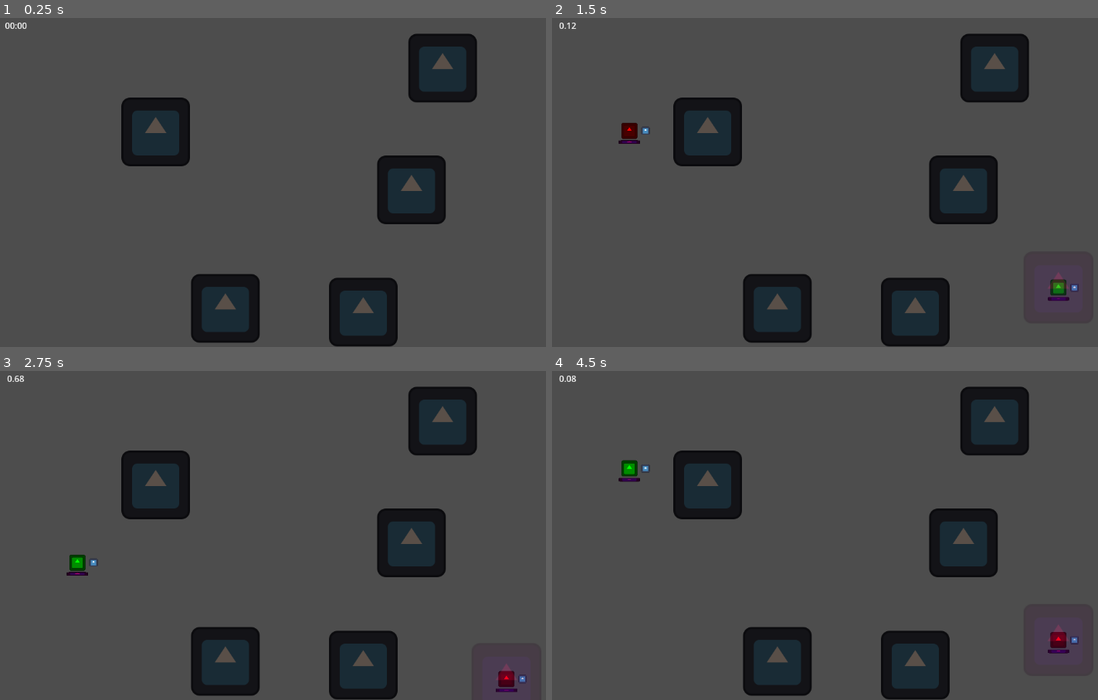
Above: before the commit, frames 1-4 (two rows, left to right).
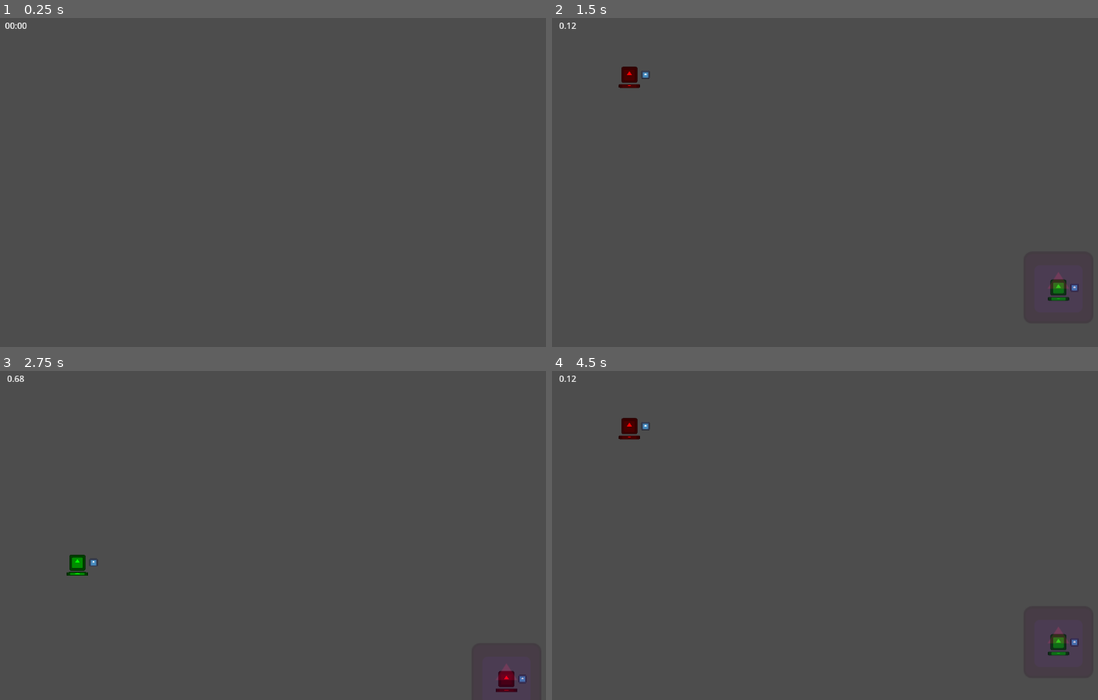
Above: after the commit, the same moments.

Repository: StickyBeacon/chasebox
Game: Godot game, scene res://spaces/arena.tscn
The game is run twice, just before and just after one commit, with the same random seed, the same clock (stepped at 60 frames per second) and the same inputs. The engine's default icon, where the game draws it, is replaced by a stand-in: a white triangle on a blue panel in a dark square.
Inputs:
- Up to frame 1 (0.25 s): no input
- Up to frame 2 (1.5 s): tap Enter at 0.5 s; hold Tab (ui_focus_next) 0.53-1.28 s; tap Tab (ui_focus_next) at 1.35 s
- Up to frame 3 (2.75 s): hold Tab (ui_focus_next) from 2.03 s (still down)
- Up to frame 4 (4.5 s): release Tab (ui_focus_next) at 2.78 s; tap Tab (ui_focus_next) at 2.85, 4.35 s; hold Tab (ui_focus_next) 3.53-4.28 s

The runs differ from the first frame. In frame 1, 13% of the frame differs, in the area x 22-88%, y 4-100%; in frame 2, 13%; in frame 3, 13%; in frame 4, 13%, in the area x 2-97%, y 1-100%.

Commit message:
FreezeScreen

Diff:
--- /dev/null
+++ b/managers/ingame_ui_manager.gd
@@ -0,0 +1,5 @@
+extends Node
+
+func toggle_turn_ui(value:bool, text = ""):
+	%TurnAnouncer.visible = value
+	%TurnAnouncerText.text = text
--- /dev/null
+++ b/managers/map_manager.gd
@@ -0,0 +1,14 @@
+extends Node
+
+
+func generate_random_map():
+	pass
+
+
+func spawn_players():
+	pass
+
+
+func clear_map():
+	for child in %Map.get_children():
+		child.queue_free()
--- a/managers/player_manager.gd
+++ b/managers/player_manager.gd
@@ -23,6 +23,8 @@
 
 
 func clear_players():
+	for player:Player in %PlayerNode.get_children():
+		player.queue_free()
 	player_dict = {}
 
 
@@ -31,3 +33,17 @@
 		printerr("%s: %s niet in playerdict" % [name, id])
 		return null
 	return player_dict[id]
+
+
+func toggle_all_players(value):
+	for id in player_dict.keys():
+		player_dict[id].enabled = value
+
+
+func toggle_player(id, value):
+	player_dict[id].enabled = value
+
+
+func reset_players():
+	for id in player_dict:
+		player_dict[id].velocity = Vector2.ZERO
--- a/managers/round_manager.gd
+++ b/managers/round_manager.gd
@@ -11,7 +11,7 @@
 var total_time_dict = {}
 var turn_order = []
 # de spelers die gekozen worden, worden hierin toegevoegd. standaard op 1 en 2
-var chosen_players = [1,2]
+var chosen_players = []
 # 0 is chasers, 1 is runners
 var team_dict = {Team.Chaser: [], Team.Runner: []}
 var current_gamemode:GameMode = GameMode.Hunter
@@ -29,8 +29,9 @@
 
 func _input(event: InputEvent) -> void: #TODO temporary match start shortcut
 	if event.is_action_pressed("ui_focus_next"):
-		%PlayerManager.add_player(1)
-		%PlayerManager.add_player(2)
+		chosen_players = [1,2]
+		for id in chosen_players:
+			%PlayerManager.add_player(id)
 		start_game()
 
 
@@ -50,6 +51,7 @@
 	# Shuffle turn order voor dit spel
 	turn_order = chosen_players.duplicate()
 	turn_order.shuffle()
+	%PlayerManager.toggle_all_players(true)
 	next_round()
 
 
@@ -72,6 +74,7 @@
 func next_turn():
 	turn_count += 1
 	print("%s: turn %s round %s" % [name, turn_count, round_count])
+	%PlayerManager.reset_players()
 	clear_turn()
 	#Als alle turns voorbij zijn, begin nieuwe "ronde"
 	if turn_count > turn_order.size():
@@ -111,7 +114,7 @@
 		player.global_position = chase_spawn if id in team_dict[Team.Chaser] else run_spawn
 
 	# Game starts
-	%PlayerTimer.start_timer()
+	%TimerManager.start_timer()
 
 
 func reset_values():
@@ -139,12 +142,14 @@
 	var player :Player= %PlayerManager.get_player(player_id)
 	team_dict[player.get_team()].erase(player_id)
 	if !player.is_chaser:
-		add_round_time(player_id,%PlayerTimer.get_current_time())
-		pass
+		add_round_time(player_id,%TimerManager.get_current_time())
+		#TODO Momenteel enkel geprogrammeerd voor 2 players
+		# Players worden dus niet verwijdert als ze sterven. Gewoon verplaatst.
 
 	# Een team is volledig dood
 	if team_dict[player.get_team()].size() == 0:
 		end_turn()
+
 	elif player.is_chaser: #Speler is chaser en andere chaser leeft nog
 		printerr("%s: loser alert. Een chaser is gestorven? Bruh" % name)
 
@@ -185,15 +190,32 @@
 
 func end_turn():
 	#TODO Toon hier de freeze en wat er gebeurt?
-	%PlayerTimer.reset_timer()
+	get_tree().paused = true
+	%IngameUIManager.toggle_turn_ui(true, "booger,s")
+	await wait(1)
+	%IngameUIManager.toggle_turn_ui(false)
+	get_tree().paused = false
+	%TimerManager.reset_timer()
 	next_turn()
+
 
 
 func end_game():
 	#TODO end game. show score. show total time. Options: menu, again
+	%PlayerManager.toggle_all_players(false)
 	for id in total_time_dict.keys():
 		print("%s: %s time is %s" % [name,id,total_time_dict[id]])
 
 	var values = total_time_dict.values()
 	var player_id = total_time_dict.keys()[values.find(values.max())]
 	print("%s: %s won!" % [name,player_id])
+
+
+func restart_game():
+	#TODO eigenlijk gewoon game start zonder dat allerlei waardes worden aangepast
+	pass
+
+
+
+func wait(seconds: float) -> void:
+	await get_tree().create_timer(seconds).timeout
--- a/managers/runner_timer.gd
+++ b/managers/timer_manager.gd
@@ -1,7 +1,7 @@
-extends Label
+extends Node
 
 @onready var timer :Timer = %ActualTimer
-@onready var label :Label = self
+@onready var label :Label = %TimeLabel
 
 
 func _physics_process(_delta: float) -> void:
--- a/player/player.gd
+++ b/player/player.gd
@@ -3,16 +3,19 @@
 
 @export var player_id = 0:
 	set(value):
-
 		match(value):
 			1:
-				$Sprite2D.modulate = Color(1,0,0)
+				%PlayerSprite.modulate = Color(1,0,0)
+				%JumpIndicator.modulate = Color(1,0,0)
 			2:
-				$Sprite2D.modulate = Color(0,1,0)
+				%PlayerSprite.modulate = Color(0,1,0)
+				%JumpIndicator.modulate = Color(0,1,0)
 			3:
-				$Sprite2D.modulate = Color(0,0,1)
+				%PlayerSprite.modulate = Color(0,0,1)
+				%JumpIndicator.modulate = Color(0,0,1)
 			4:
-				$Sprite2D.modulate = Color(1,1,0)
+				%PlayerSprite.modulate = Color(1,1,0)
+				%JumpIndicator.modulate = Color(1,1,0)
 			_:
 				printerr("%s: value %s is not valid playerid"% [name, value])
 		player_id = value
@@ -21,6 +24,15 @@
 		is_chaser = value
 		%ChaseHitbox.set_deferred("monitoring",value)
 		%ChaseSprite.set_deferred("visible",value)
+
+@export var enabled :bool = false:
+	set(value):
+		enabled = value
+		%Movement.can_move = value
+		%PlayerCollision.set_deferred("disabled",!value)
+		%ChaseCollision.set_deferred("disabled",!value)
+		visible = value
+
 
 signal player_died(id)
 
--- a/player/player.tscn
+++ b/player/player.tscn
@@ -14,11 +14,13 @@
 collision_layer = 2
 script = ExtResource("1_bt2nw")
 
-[node name="Sprite2D" type="Sprite2D" parent="."]
+[node name="PlayerSprite" type="Sprite2D" parent="."]
+unique_name_in_owner = true
 scale = Vector2(0.234, 0.234)
 texture = ExtResource("1_q0tl4")
 
-[node name="CollisionShape2D" type="CollisionShape2D" parent="."]
+[node name="PlayerCollision" type="CollisionShape2D" parent="."]
+unique_name_in_owner = true
 scale = Vector2(1.5, 1.5)
 shape = SubResource("RectangleShape2D_wu2jy")
 
@@ -60,7 +62,8 @@
 collision_mask = 2
 monitoring = false
 
-[node name="CollisionShape2D" type="CollisionShape2D" parent="ChaseHitbox"]
+[node name="ChaseCollision" type="CollisionShape2D" parent="ChaseHitbox"]
+unique_name_in_owner = true
 shape = SubResource("CircleShape2D_3coyb")
 
 [node name="ChaseSprite" type="Sprite2D" parent="."]
--- a/player/player_movement.gd
+++ b/player/player_movement.gd
@@ -19,6 +19,8 @@
 
 var input_dict = {"jump" = null,"shoot"= null,"left"= null,"right"= null,"up"= null,"down"= null}
 
+var can_move:bool = false
+
 
 func _ready() -> void:
 	for key in input_dict.keys():
@@ -26,11 +28,13 @@
 
 
 func _input(event: InputEvent) -> void:
+	if !can_move: return
 	if event.is_action_released(input_dict["jump"]) and is_jump_held_in:
 		is_jump_held_in = false
 
 
 func _physics_process(delta: float) -> void:
+	if !can_move: return
 	if (player.is_on_floor() or player.is_on_wall()) and !free_jump:
 		free_jump = true
 		%JumpIndicator.visible = true
--- a/spaces/arena.tscn
+++ b/spaces/arena.tscn
@@ -1,28 +1,47 @@
 [gd_scene load_steps=7 format=3 uid="uid://gu2dwpe4sb72"]
 
+[ext_resource type="Script" path="res://managers/timer_manager.gd" id="1_7i13x"]
 [ext_resource type="Script" path="res://managers/round_manager.gd" id="1_pny5p"]
 [ext_resource type="Script" path="res://managers/player_manager.gd" id="2_23jyq"]
-[ext_resource type="Texture2D" uid="uid://88dxptj35hph" path="res://icon.svg" id="2_on1n2"]
-[ext_resource type="Script" path="res://managers/runner_timer.gd" id="4_5nhrc"]
+[ext_resource type="Script" path="res://managers/ingame_ui_manager.gd" id="3_ajy73"]
+[ext_resource type="Script" path="res://managers/map_manager.gd" id="5_571it"]
 
 [sub_resource type="WorldBoundaryShape2D" id="WorldBoundaryShape2D_di7i8"]
-
-[sub_resource type="RectangleShape2D" id="RectangleShape2D_64itd"]
-size = Vector2(128, 128)
 
 [node name="Arena" type="Node2D"]
 
 [node name="Managers" type="Node" parent="."]
 
+[node name="TimerManager" type="Node" parent="Managers"]
+unique_name_in_owner = true
+script = ExtResource("1_7i13x")
+
+[node name="ActualTimer" type="Timer" parent="Managers/TimerManager"]
+unique_name_in_owner = true
+wait_time = 10.0
+one_shot = true
+
 [node name="RoundManager" type="Node" parent="Managers"]
 unique_name_in_owner = true
+process_mode = 3
 script = ExtResource("1_pny5p")
 
 [node name="PlayerManager" type="Node" parent="Managers"]
 unique_name_in_owner = true
 script = ExtResource("2_23jyq")
 
+[node name="IngameUIManager" type="Node" parent="Managers"]
+unique_name_in_owner = true
+script = ExtResource("3_ajy73")
+
+[node name="MapManager" type="Node" parent="Managers"]
+unique_name_in_owner = true
+script = ExtResource("5_571it")
+
 [node name="PlayerNode" type="Node2D" parent="."]
+unique_name_in_owner = true
+
+[node name="Map" type="Node2D" parent="."]
 unique_name_in_owner = true
 
 [node name="Borders" type="Node2D" parent="."]
@@ -54,69 +73,12 @@
 [node name="CollisionShape2D" type="CollisionShape2D" parent="Borders/BorderRight"]
 shape = SubResource("WorldBoundaryShape2D_di7i8")
 
-[node name="Map" type="Node2D" parent="."]
-
-[node name="Box" type="StaticBody2D" parent="Map"]
-position = Vector2(-124, 252)
-
-[node name="Sprite2D" type="Sprite2D" parent="Map/Box"]
-modulate = Color(0.350029, 0.309714, 0.280276, 1)
-texture = ExtResource("2_on1n2")
-
-[node name="CollisionShape2D" type="CollisionShape2D" parent="Map/Box"]
-modulate = Color(0.972105, 0.974033, 0.973949, 1)
-shape = SubResource("RectangleShape2D_64itd")
-
-[node name="Box2" type="StaticBody2D" parent="Map"]
-position = Vector2(133, 259)
-
-[node name="Sprite2D" type="Sprite2D" parent="Map/Box2"]
-modulate = Color(0.350029, 0.309714, 0.280276, 1)
-texture = ExtResource("2_on1n2")
-
-[node name="CollisionShape2D" type="CollisionShape2D" parent="Map/Box2"]
-modulate = Color(0.972105, 0.974033, 0.973949, 1)
-shape = SubResource("RectangleShape2D_64itd")
-
-[node name="Box3" type="StaticBody2D" parent="Map"]
-position = Vector2(223, 31)
-
-[node name="Sprite2D" type="Sprite2D" parent="Map/Box3"]
-modulate = Color(0.350029, 0.309714, 0.280276, 1)
-texture = ExtResource("2_on1n2")
-
-[node name="CollisionShape2D" type="CollisionShape2D" parent="Map/Box3"]
-modulate = Color(0.972105, 0.974033, 0.973949, 1)
-shape = SubResource("RectangleShape2D_64itd")
-
-[node name="Box4" type="StaticBody2D" parent="Map"]
-position = Vector2(-254, -77)
-
-[node name="Sprite2D" type="Sprite2D" parent="Map/Box4"]
-modulate = Color(0.350029, 0.309714, 0.280276, 1)
-texture = ExtResource("2_on1n2")
-
-[node name="CollisionShape2D" type="CollisionShape2D" parent="Map/Box4"]
-modulate = Color(0.972105, 0.974033, 0.973949, 1)
-shape = SubResource("RectangleShape2D_64itd")
-
-[node name="Box5" type="StaticBody2D" parent="Map"]
-position = Vector2(281, -196)
-
-[node name="Sprite2D" type="Sprite2D" parent="Map/Box5"]
-modulate = Color(0.350029, 0.309714, 0.280276, 1)
-texture = ExtResource("2_on1n2")
-
-[node name="CollisionShape2D" type="CollisionShape2D" parent="Map/Box5"]
-modulate = Color(0.972105, 0.974033, 0.973949, 1)
-shape = SubResource("RectangleShape2D_64itd")
-
 [node name="Camera2D" type="Camera2D" parent="."]
 scale = Vector2(1, 0.428172)
 
 [node name="GameUI" type="CanvasLayer" parent="."]
 
-[node name="PlayerTimer" type="Label" parent="GameUI"]
+[node name="TimeLabel" type="Label" parent="GameUI"]
 unique_name_in_owner = true
 offset_left = 41.0
 offset_top = 37.0
@@ -125,11 +87,37 @@
 text = "00:00"
 horizontal_alignment = 1
 vertical_alignment = 1
-script = ExtResource("4_5nhrc")
 
-[node name="ActualTimer" type="Timer" parent="GameUI/PlayerTimer"]
+[node name="TurnAnouncer" type="ColorRect" parent="GameUI"]
 unique_name_in_owner = true
-wait_time = 10.0
-one_shot = true
+visible = false
+anchors_preset = 8
+anchor_left = 0.5
+anchor_top = 0.5
+anchor_right = 0.5
+anchor_bottom = 0.5
+offset_left = -201.0
+offset_top = -78.0
+offset_right = 201.0
+offset_bottom = 78.0
+grow_horizontal = 2
+grow_vertical = 2
+color = Color(0.74558, 0.74558, 0.74558, 0.482353)
 
-[connection signal="timeout" from="GameUI/PlayerTimer/ActualTimer" to="Managers/RoundManager" method="_on_round_timer_timeout"]
+[node name="TurnAnouncerText" type="Label" parent="GameUI/TurnAnouncer"]
+unique_name_in_owner = true
+layout_mode = 1
+anchors_preset = 8
+anchor_left = 0.5
+anchor_top = 0.5
+anchor_right = 0.5
+anchor_bottom = 0.5
+offset_left = -20.0
+offset_top = -11.5
+offset_right = 20.0
+offset_bottom = 11.5
+grow_horizontal = 2
+grow_vertical = 2
+text = "TEEEXT!!!"
+
+[connection signal="timeout" from="Managers/TimerManager/ActualTimer" to="Managers/RoundManager" method="_on_round_timer_timeout"]
--- /dev/null
+++ b/spaces/maps/base_map.gd
@@ -0,0 +1,12 @@
+extends Node2D
+class_name BaseMap
+
+const RANDOM_ADDITION = 5
+
+
+func get_spawn(team:RoundManager.Team):
+	var variance_vector = Vector2(randf_range(-RANDOM_ADDITION,RANDOM_ADDITION),randf_range(-RANDOM_ADDITION,RANDOM_ADDITION))
+
+	if team == RoundManager.Team.Chaser:
+		return %ChaserSpawn.global_position + variance_vector
+	return %RunnerSpawn.global_position + variance_vector
--- /dev/null
+++ b/spaces/maps/base_map.tscn
@@ -0,0 +1,45 @@
+[gd_scene load_steps=3 format=3 uid="uid://bry1y8hn5s5hf"]
+
+[ext_resource type="Script" path="res://spaces/maps/base_map.gd" id="1_om6d8"]
+
+[sub_resource type="WorldBoundaryShape2D" id="WorldBoundaryShape2D_ytfgc"]
+
+[node name="BaseMap" type="Node2D"]
+script = ExtResource("1_om6d8")
+
+[node name="ChaserSpawn" type="Node2D" parent="."]
+unique_name_in_owner = true
+position = Vector2(-352, 168)
+
+[node name="RunnerSpawn" type="Node2D" parent="."]
+unique_name_in_owner = true
+position = Vector2(375, 174)
+
+[node name="Borders" type="Node2D" parent="."]
+
+[node name="BorderBottom" type="StaticBody2D" parent="Borders"]
+position = Vector2(0, 300)
+
+[node name="CollisionShape2D" type="CollisionShape2D" parent="Borders/BorderBottom"]
+shape = SubResource("WorldBoundaryShape2D_ytfgc")
+
+[node name="BorderTop" type="StaticBody2D" parent="Borders"]
+position = Vector2(0, -300)
+rotation = 3.14159
+
+[node name="CollisionShape2D" type="CollisionShape2D" parent="Borders/BorderTop"]
+shape = SubResource("WorldBoundaryShape2D_ytfgc")
+
+[node name="BorderLeft" type="StaticBody2D" parent="Borders"]
+position = Vector2(-550, 0)
+rotation = 1.5708
+
+[node name="CollisionShape2D" type="CollisionShape2D" parent="Borders/BorderLeft"]
+shape = SubResource("WorldBoundaryShape2D_ytfgc")
+
+[node name="BorderRight" type="StaticBody2D" parent="Borders"]
+position = Vector2(550, 0)
+rotation = -1.5708
+
+[node name="CollisionShape2D" type="CollisionShape2D" parent="Borders/BorderRight"]
+shape = SubResource("WorldBoundaryShape2D_ytfgc")
--- /dev/null
+++ b/spaces/maps/map_1.tscn
@@ -0,0 +1,72 @@
+[gd_scene load_steps=4 format=3 uid="uid://dyf1l450l0yel"]
+
+[ext_resource type="PackedScene" uid="uid://bry1y8hn5s5hf" path="res://spaces/maps/base_map.tscn" id="1_xmugs"]
+[ext_resource type="Texture2D" uid="uid://88dxptj35hph" path="res://icon.svg" id="2_52h5v"]
+
+[sub_resource type="RectangleShape2D" id="RectangleShape2D_w14ub"]
+size = Vector2(128, 128)
+
+[node name="BaseMap" instance=ExtResource("1_xmugs")]
+
+[node name="ChaserSpawn" parent="." index="0"]
+position = Vector2(378, 194)
+
+[node name="RunnerSpawn" parent="." index="1"]
+position = Vector2(-395, -192)
+
+[node name="Map" type="Node2D" parent="." index="3"]
+
+[node name="Box" type="StaticBody2D" parent="Map" index="0"]
+position = Vector2(-124, 252)
+
+[node name="Sprite2D" type="Sprite2D" parent="Map/Box" index="0"]
+modulate = Color(0.350029, 0.309714, 0.280276, 1)
+texture = ExtResource("2_52h5v")
+
+[node name="CollisionShape2D" type="CollisionShape2D" parent="Map/Box" index="1"]
+modulate = Color(0.972105, 0.974033, 0.973949, 1)
+shape = SubResource("RectangleShape2D_w14ub")
+
+[node name="Box2" type="StaticBody2D" parent="Map" index="1"]
+position = Vector2(133, 259)
+
+[node name="Sprite2D" type="Sprite2D" parent="Map/Box2" index="0"]
+modulate = Color(0.350029, 0.309714, 0.280276, 1)
+texture = ExtResource("2_52h5v")
+
+[node name="CollisionShape2D" type="CollisionShape2D" parent="Map/Box2" index="1"]
+modulate = Color(0.972105, 0.974033, 0.973949, 1)
+shape = SubResource("RectangleShape2D_w14ub")
+
+[node name="Box3" type="StaticBody2D" parent="Map" index="2"]
+position = Vector2(223, 31)
+
+[node name="Sprite2D" type="Sprite2D" parent="Map/Box3" index="0"]
+modulate = Color(0.350029, 0.309714, 0.280276, 1)
+texture = ExtResource("2_52h5v")
+
+[node name="CollisionShape2D" type="CollisionShape2D" parent="Map/Box3" index="1"]
+modulate = Color(0.972105, 0.974033, 0.973949, 1)
+shape = SubResource("RectangleShape2D_w14ub")
+
+[node name="Box4" type="StaticBody2D" parent="Map" index="3"]
+position = Vector2(-254, -77)
+
+[node name="Sprite2D" type="Sprite2D" parent="Map/Box4" index="0"]
+modulate = Color(0.350029, 0.309714, 0.280276, 1)
+texture = ExtResource("2_52h5v")
+
+[node name="CollisionShape2D" type="CollisionShape2D" parent="Map/Box4" index="1"]
+modulate = Color(0.972105, 0.974033, 0.973949, 1)
+shape = SubResource("RectangleShape2D_w14ub")
+
+[node name="Box5" type="StaticBody2D" parent="Map" index="4"]
+position = Vector2(281, -196)
+
+[node name="Sprite2D" type="Sprite2D" parent="Map/Box5" index="0"]
+modulate = Color(0.350029, 0.309714, 0.280276, 1)
+texture = ExtResource("2_52h5v")
+
+[node name="CollisionShape2D" type="CollisionShape2D" parent="Map/Box5" index="1"]
+modulate = Color(0.972105, 0.974033, 0.973949, 1)
+shape = SubResource("RectangleShape2D_w14ub")
--- /dev/null
+++ b/spaces/maps/map_2.tscn
@@ -0,0 +1,72 @@
+[gd_scene load_steps=4 format=3 uid="uid://c1llg74nw62kx"]
+
+[ext_resource type="PackedScene" uid="uid://bry1y8hn5s5hf" path="res://spaces/maps/base_map.tscn" id="1_dh1ru"]
+[ext_resource type="Texture2D" uid="uid://88dxptj35hph" path="res://icon.svg" id="2_mcqww"]
+
+[sub_resource type="RectangleShape2D" id="RectangleShape2D_u6vgl"]
+size = Vector2(128, 128)
+
+[node name="BaseMap" instance=ExtResource("1_dh1ru")]
+
+[node name="ChaserSpawn" parent="." index="0"]
+position = Vector2(2, 227)
+
+[node name="RunnerSpawn" parent="." index="1"]
+position = Vector2(-3, -248)
+
+[node name="Map" type="Node2D" parent="." index="3"]
+
+[node name="Box" type="StaticBody2D" parent="Map" index="0"]
+position = Vector2(-124, 252)
+
+[node name="Sprite2D" type="Sprite2D" parent="Map/Box" index="0"]
+modulate = Color(0.350029, 0.309714, 0.280276, 1)
+texture = ExtResource("2_mcqww")
+
+[node name="CollisionShape2D" type="CollisionShape2D" parent="Map/Box" index="1"]
+modulate = Color(0.972105, 0.974033, 0.973949, 1)
+shape = SubResource("RectangleShape2D_u6vgl")
+
+[node name="Box2" type="StaticBody2D" parent="Map" index="1"]
+position = Vector2(133, 259)
+
+[node name="Sprite2D" type="Sprite2D" parent="Map/Box2" index="0"]
+modulate = Color(0.350029, 0.309714, 0.280276, 1)
+texture = ExtResource("2_mcqww")
+
+[node name="CollisionShape2D" type="CollisionShape2D" parent="Map/Box2" index="1"]
+modulate = Color(0.972105, 0.974033, 0.973949, 1)
+shape = SubResource("RectangleShape2D_u6vgl")
+
+[node name="Box3" type="StaticBody2D" parent="Map" index="2"]
+position = Vector2(4, 106)
+
+[node name="Sprite2D" type="Sprite2D" parent="Map/Box3" index="0"]
+modulate = Color(0.350029, 0.309714, 0.280276, 1)
+texture = ExtResource("2_mcqww")
+
+[node name="CollisionShape2D" type="CollisionShape2D" parent="Map/Box3" index="1"]
+modulate = Color(0.972105, 0.974033, 0.973949, 1)
+shape = SubResource("RectangleShape2D_u6vgl")
+
+[node name="Box4" type="StaticBody2D" parent="Map" index="3"]
+position = Vector2(-7, -135)
+
+[node name="Sprite2D" type="Sprite2D" parent="Map/Box4" index="0"]
+modulate = Color(0.350029, 0.309714, 0.280276, 1)
+texture = ExtResource("2_mcqww")
+
+[node name="CollisionShape2D" type="CollisionShape2D" parent="Map/Box4" index="1"]
+modulate = Color(0.972105, 0.974033, 0.973949, 1)
+shape = SubResource("RectangleShape2D_u6vgl")
+
+[node name="Box5" type="StaticBody2D" parent="Map" index="4"]
+position = Vector2(-1, -2)
+
+[node name="Sprite2D" type="Sprite2D" parent="Map/Box5" index="0"]
+modulate = Color(0.350029, 0.309714, 0.280276, 1)
+texture = ExtResource("2_mcqww")
+
+[node name="CollisionShape2D" type="CollisionShape2D" parent="Map/Box5" index="1"]
+modulate = Color(0.972105, 0.974033, 0.973949, 1)
+shape = SubResource("RectangleShape2D_u6vgl")
